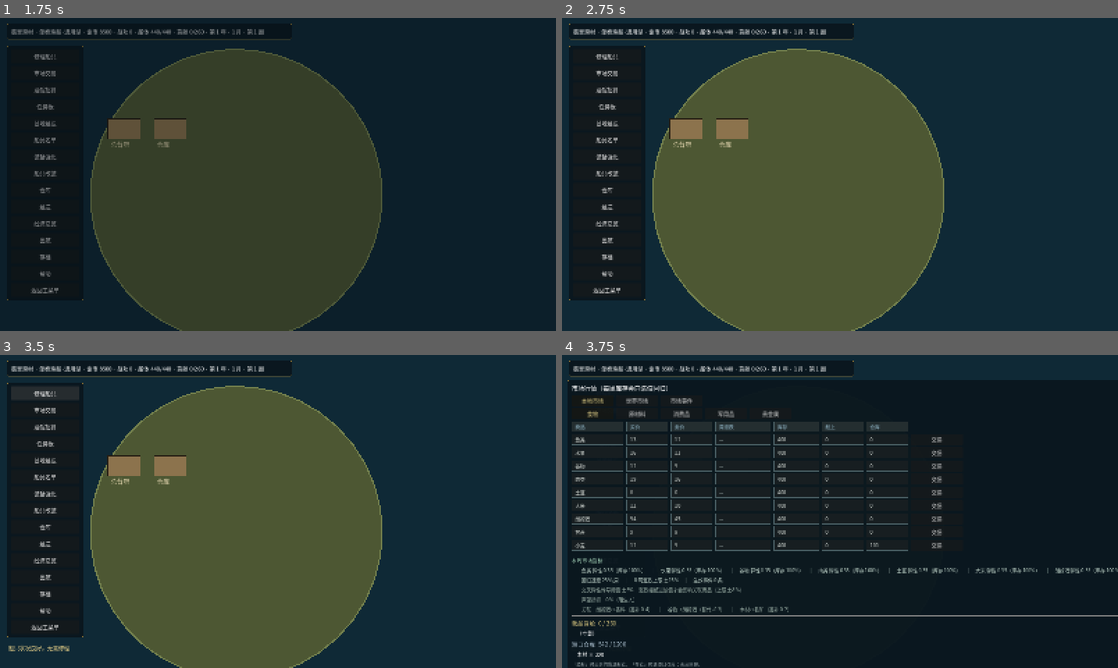
Above: before the commit, frames 1-4 (two rows, left to right).
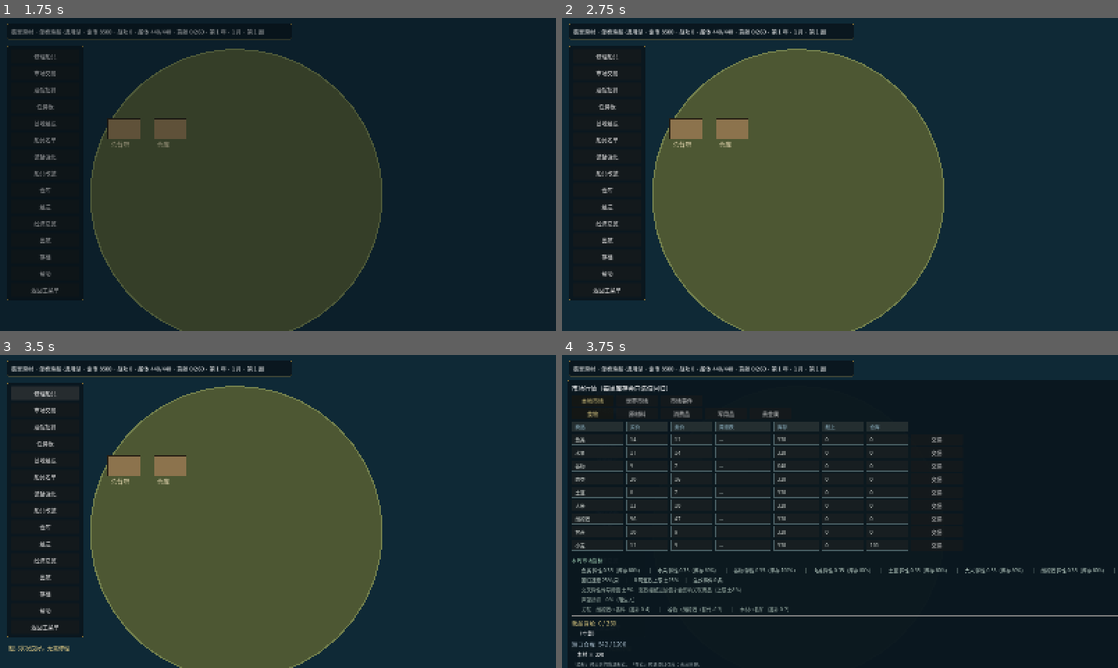
Above: after the commit, the same moments.

Repository: lucifermbbgh/OceanHero
Game: Godot game, scene res://scenes/main.tscn
Two runs of this game, one before a commit and one after it. Both use one fixed random seed, a clock stepped at 60 frames per second and the inputs below.
Inputs (mouse positions are in pixels of both pictures, inside the frame that each line leads up to):
- Up to frame 1 (1.75 s): tap Enter at 0.5 s; move the mouse to (400, 158) at 0.52 s; hold D (steer_right) 0.53-1.25 s; tap B at 0.6 s; click (400, 158) at 0.67 s; tap Space at 0.77 s; click "新游戏" at 1.25 s
- Up to frame 2 (2.75 s): drag from (728, 190) to (812, 237) at 2.02 s
- Up to frame 3 (3.5 s): click "修理船只" at 2.75 s
- Up to frame 4 (3.75 s): click "市场交易" at 3.5 s

Frames 1-3 are identical in both runs. In frame 4, 1.0% of the frame differs, in the area x 12-100%, y 26-70%.

Commit message:
feat(1.2.6/1.2.7): 岛屿初始货架按特产/等级 + 商品随机供应
- 初始库存：特产 80%、食物原材料 40%、消费品港城 30%、军用品需铸造厂、贵金属港城 10%
- 每周随机补货：缺货商品 20% 概率出现，数量 20%~40% 满值
- 军用品仅铸造厂港口供应，贵金属不随机
- 版本号 1.2.7；单元 66 + 集成 713 全绿

Diff:
--- a/project.godot
+++ b/project.godot
@@ -15,7 +15,7 @@
 run/main_scene="res://scenes/main.tscn"
 config/features=PackedStringArray("4.7", "GL Compatibility")
 config/icon="res://icon.svg"
-config/version="1.2.5"
+config/version="1.2.7"
 [autoload]
 
 EventBus="*res://scripts/core/event_bus.gd"
--- a/scripts/core/game_state.gd
+++ b/scripts/core/game_state.gd
@@ -1187,6 +1187,74 @@
 	var new_id: StringName = pool[RngService.randi_range(0, pool.size() - 1)]
 	gear_owned.append(new_id)
 	return {"ok": true, "new_id": new_id}
+
+# ---------------- 商品供应（1.2.6 / 1.2.7） ----------------
+
+const SUPPLY_RANDOM_CHANCE := 0.20      # 非特产每周出现概率
+const SUPPLY_SPECIALTY_RATE := 0.80     # 特产初始库存比例
+const SUPPLY_BASIC_RATE := 0.40         # 基础品类初始比例
+const SUPPLY_CONSUMER_RATE := 0.30      # 港城消费品初始比例
+const SUPPLY_PRECIOUS_RATE := 0.10      # 贵金属初始比例
+
+## 港口特产（母港默认谷物）
+func port_specialty(pid: StringName) -> StringName:
+	if String(pid) == "jadehaven":
+		return &"grain"
+	var meta: Dictionary = port_registry.get(String(pid), {})
+	return StringName(String(meta.get("specialty", "")))
+
+## 该港口是否生产军用品（需要铸造厂）
+func port_can_supply_military(pid: StringName) -> bool:
+	var key := String(pid)
+	var dict: Dictionary = port_buildings.get(key, {})
+	return int(dict.get(&"foundry", 0)) > 0
+
+## 初始库存比例（1.2.6）
+func _initial_stock_for(pid: StringName, cid: StringName, max_stock: int) -> int:
+	var tier := visit_port_tier() if String(visit_port_id) == String(pid) else int(port_registry.get(String(pid), {}).get("tier", 1))
+	var c: Resource = DataRegistry.get_commodity(cid)
+	if c == null:
+		return int(round(float(max_stock) * 0.5))
+	var cat := String(c.category)
+	# 特产优先
+	if port_specialty(pid) == cid:
+		return int(round(float(max_stock) * SUPPLY_SPECIALTY_RATE))
+	# 军用品：仅铸造厂港口
+	if cat == "military":
+		return int(round(float(max_stock) * 0.3)) if port_can_supply_military(pid) else 0
+	# 贵金属：仅港城
+	if cat == "precious":
+		return int(round(float(max_stock) * SUPPLY_PRECIOUS_RATE)) if tier >= 3 else 0
+	# 食物与原材料：基础供应
+	if cat == "food" or cat == "raw":
+		return int(round(float(max_stock) * SUPPLY_BASIC_RATE))
+	# 消费品：港城才有
+	if cat == "consumer":
+		return int(round(float(max_stock) * SUPPLY_CONSUMER_RATE)) if tier >= 3 else 0
+	return 0
+
+## 每周随机补货（1.2.7）：缺货商品有概率出现
+func tick_supply() -> int:
+	var appeared := 0
+	for pk in port_stock.keys():
+		var pid := StringName(String(pk))
+		var tier_v: int = visit_port_tier() if String(pid) == String(visit_port_id) else int(port_registry.get(String(pid), {}).get("tier", 1))
+		var max_stock: int = int(PORT_STOCK_BY_TIER.get(tier_v, 40))
+		for cid in all_commodities():
+			if int(port_stock[pk].get(cid, 0)) > 0:
+				continue
+			var c: Resource = DataRegistry.get_commodity(cid)
+			if c == null:
+				continue
+			var cat := String(c.category)
+			if cat == "military" and not port_can_supply_military(pid):
+				continue
+			if cat == "precious":
+				continue
+			if RngService.chance(SUPPLY_RANDOM_CHANCE):
+				port_stock[pk][cid] = int(round(float(max_stock) * RngService.randf_range(0.2, 0.4)))
+				appeared += 1
+	return appeared
 
 # ---------------- 港口上下文（1.2.2） ----------------
 
@@ -2125,7 +2193,7 @@
 func ensure_stock(port_id: StringName, commodity_id: StringName, max_stock: int) -> int:
 	var p: Dictionary = port_stock.get(port_id, {})
 	if not p.has(commodity_id):
-		p[commodity_id] = int(round(float(max_stock) * 0.5))
+		p[commodity_id] = _initial_stock_for(port_id, commodity_id, max_stock)
 		port_stock[port_id] = p
 	return int(p[commodity_id])
 
--- a/scripts/systems/world_tick.gd
+++ b/scripts/systems/world_tick.gd
@@ -55,6 +55,10 @@
 		var new_events: Array = GameState.tick_market(week_index)
 		for ev in new_events:
 			EventBus.ticker.emit("市场事件：%s · %s" % [String(ev.get("name", "")), String(ev.get("desc", ""))])
+		# 商品随机补货
+		var appeared: int = GameState.tick_supply()
+		if appeared > 0:
+			EventBus.ticker.emit("港口新到货：%d 种商品补货" % appeared)
 		# 多建筑并行升级
 		var bdone: Array = GameState.tick_buildings()
 		for bd in bdone:
--- a/tests/integration/run.gd
+++ b/tests/integration/run.gd
@@ -27,6 +27,7 @@
 	await _test_exchange()
 	await _test_cross_port()
 	await _test_quest_board()
+	await _test_v126_127_supply()
 	await _test_v124_125()
 	await _test_v123_port_buildings()
 	await _test_v122_town()
@@ -648,6 +649,40 @@
 	for i in range(n):
 		await get_tree().physics_frame
 
+# ---------------- 1.2.6 / 1.2.7 商品供应 ----------------
+func _test_v126_127_supply() -> void:
+	print("\n[1.2.6/1.2.7 商品供应]")
+	GameState.reset_new_game()
+	GameState.port_stock.clear()
+	# 港村岛：特产 80%，基础品类 40%，消费品 0，军用品 0
+	GameState.register_port("m1_v", GameState.town_name("白沙", 1), 0, 1)
+	GameState.port_registry["m1_v"]["specialty"] = "grain"
+	GameState.visit_port_id = &"m1_v"
+	var sp := GameState.ensure_stock(&"m1_v", &"grain", 40)
+	_ok(sp == 32, "特产初始 80%", str(sp))
+	var basic := GameState.ensure_stock(&"m1_v", &"wood_test", 40) if false else GameState.ensure_stock(&"m1_v", &"wheat", 40)
+	_ok(basic == 16, "基础品类 40%", str(basic))
+	var consumer := GameState.ensure_stock(&"m1_v", &"beer", 40)
+	_ok(consumer == 0, "港村无消费品", str(consumer))
+	var mil := GameState.ensure_stock(&"m1_v", &"musket", 40)
+	_ok(mil == 0, "无铸造厂不出军用品", str(mil))
+	# 港城：消费品 30%，贵金属 10%
+	GameState.register_port("m3_c", GameState.town_name("青礁", 3), 0, 3)
+	GameState.port_registry["m3_c"]["specialty"] = "spice"
+	GameState.visit_port_id = &"m3_c"
+	GameState.ensure_island_buildings(&"m3_c")
+	_ok(GameState.ensure_stock(&"m3_c", &"beer", 160) == 48, "港城消费品 30%")
+	_ok(GameState.ensure_stock(&"m3_c", &"silver", 160) == 16, "港城贵金属 10%")
+	_ok(GameState.ensure_stock(&"m3_c", &"musket", 160) > 0, "铸造厂港口有军用品")
+	# 随机补货：缺货商品有概率出现
+	GameState.port_stock["m3_c"][&"beer"] = 0
+	var appeared := 0
+	for i in range(40):
+		appeared += GameState.tick_supply()
+		if int(GameState.port_stock["m3_c"].get(&"beer", 0)) > 0:
+			break
+	_ok(appeared > 0, "随机补货有商品出现", str(appeared))
+
 # ---------------- 1.2.4 / 1.2.5 初始建筑与等级门禁 ----------------
 func _test_v124_125() -> void:
 	print("\n[1.2.4/1.2.5 初始建筑与门禁]")
@@ -876,8 +911,14 @@
 	GameState.reset_new_game()
 	var wheat_stock := GameState.ensure_stock(&"jadehaven", &"wheat", 400)
 	_ok(wheat_stock > 0, "新商品有初始库存", str(wheat_stock))
+	# 1.2.6 起军用品需要铸造厂才供应
 	var ammo_stock := GameState.ensure_stock(&"jadehaven", &"ammo_goods", 400)
-	_ok(ammo_stock > 0, "军用品也有初始库存", str(ammo_stock))
+	_ok(ammo_stock == 0, "无铸造厂时无军用品", str(ammo_stock))
+	GameState.port_buildings["jadehaven"] = {&"foundry": 1}
+	GameState.buildings = GameState.port_buildings["jadehaven"]
+	GameState.port_stock["jadehaven"].erase(&"ammo_goods")
+	var ammo2 := GameState.ensure_stock(&"jadehaven", &"ammo_goods", 400)
+	_ok(ammo2 > 0, "有铸造厂后供应军用品", str(ammo2))
 
 # ---------------- 1.1.2 多建筑并行 ----------------
 func _test_v112_parallel() -> void:
Binary file added: docs/screenshots/56-island-city.png
Not shown, added: docs/版本文档/1.2.6-升级说明.md
Not shown, added: docs/版本文档/1.2.7-升级说明.md
Not shown, changed: docs/版本文档/版本规划.md
